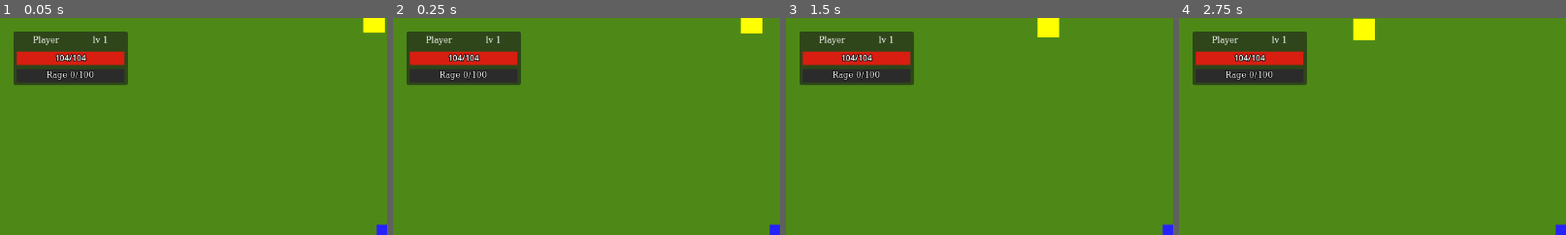
Above: before the commit, frames 1-4 (left to right).
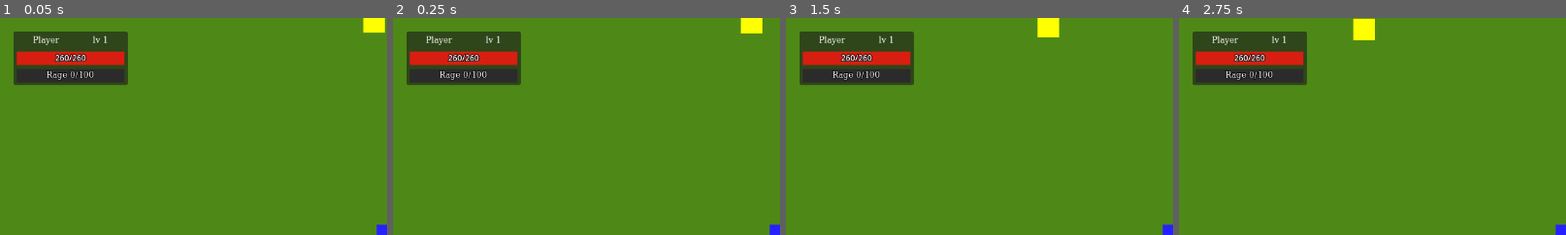
Above: after the commit, the same moments.

Repository: denisshkytko/mmo-mvp-godot
Game: Godot game, scene res://game/scenes/Main.tscn
Same seed, same stepped clock (60 frames per second), same inputs: the game is played once before the commit and once after it. This scene is started directly instead of the project's main scene. The engine's default icon, where the game draws it, is replaced by a stand-in: a white triangle on a blue panel in a dark square.
Inputs (mouse positions are % of the whole screen's width and height, from its top left):
- Up to frame 1 (0.05 s): no input
- Up to frame 2 (0.25 s): no input
- Up to frame 3 (1.5 s): click (87, 88) at 0.5 s; click "⋮" at 1.25 s
- Up to frame 4 (2.75 s): click (92, 38) at 2.02 s; type "12" at 2.1 s
The pictures show only the part of the screen within x 0-50%, y 0-50%; the shares and areas given below are measured in that part.

The runs differ from the first frame. In frame 1, 0.2% of the frame differs, in the area x 14-23%, y 16-21%; in frame 2, 0.2%; in frame 3, 0.2%; in frame 4, 0.2%.

Commit message:
Fix regen activation and combat helpers

Diff:
--- a/core/stats/stat_calculator.gd
+++ b/core/stats/stat_calculator.gd
@@ -440,3 +440,16 @@
     var mult: float = C.MITIGATION_K / (C.MITIGATION_K + value)
     var pct: float = 100.0 * (1.0 - mult)
     return clamp(pct, 0.0, C.MAX_MITIGATION_PCT)
+
+
+static func apply_crit_to_damage(base_damage: int, snap: Dictionary) -> int:
+    var dmg := base_damage
+    var crit_chance := float(snap.get("crit_chance_pct", 0.0))
+    var crit_mult := float(snap.get("crit_multiplier", 2.0))
+    if randf() * 100.0 < crit_chance:
+        dmg = int(round(float(dmg) * crit_mult))
+    return max(1, dmg)
+
+
+static func compute_mob_unarmed_hit(ap: float) -> int:
+    return max(1, int(round(ap * C.MOB_UNARMED_AP_MULT)))
--- a/core/stats/stat_constants.gd
+++ b/core/stats/stat_constants.gd
@@ -15,7 +15,7 @@
 # ------------------------------------------------------------
 
 # --- Primary -> base pools (no per-level pool growth here) ---
-const HP_PER_END: float = 8.0
+const HP_PER_END: float = 20.0
 const HP_PER_STR: float = 0.0
 
 const MANA_PER_INT: float = 6.0
@@ -27,8 +27,8 @@
 const MANA_REGEN_PER_INT: float = 0.04
 
 # --- Primary -> powers (units) ---
-const AP_FROM_STR: float = 2.0
-const AP_FROM_AGI: float = 0.6
+const AP_FROM_STR: float = 0.5
+const AP_FROM_AGI: float = 0.15
 
 const SP_FROM_INT: float = 2.2
 
--- a/game/characters/mobs/normal_aggressive_mob.gd
+++ b/game/characters/mobs/normal_aggressive_mob.gd
@@ -161,6 +161,12 @@
 		current_target = null
 
 	if _prev_target != current_target:
+		var prev_valid := (_prev_target != null and is_instance_valid(_prev_target))
+		var cur_valid := (current_target != null and is_instance_valid(current_target))
+		if cur_valid:
+			regen_active = false
+		elif prev_valid and not cur_valid:
+			regen_active = true
 		_notify_target_change(_prev_target, current_target)
 		_prev_target = current_target
 
--- a/game/characters/mobs/normal_aggressive_mob_combat.gd
+++ b/game/characters/mobs/normal_aggressive_mob_combat.gd
@@ -1,7 +1,7 @@
 extends Node
 class_name NormalAggresiveMobCombat
 
-const STAT_CONST := preload("res://core/stats/stat_constants.gd")
+const STAT_CALC := preload("res://core/stats/stat_calculator.gd")
 
 enum AttackMode { MELEE, RANGED }
 
@@ -35,12 +35,8 @@
 	var dist: float = actor.global_position.distance_to(target.global_position)
 	var derived: Dictionary = snap.get("derived", {}) as Dictionary
 	var ap: float = float(derived.get("attack_power", 0.0))
-	var raw: int = max(1, int(round(ap * STAT_CONST.MOB_UNARMED_AP_MULT)))
-	var crit_chance_pct: float = float(snap.get("crit_chance_pct", 0.0))
-	var crit_mult: float = float(snap.get("crit_multiplier", 2.0))
-	if randf() * 100.0 < crit_chance_pct:
-		raw = int(round(float(raw) * crit_mult))
-	raw = max(1, raw)
+	var raw: int = STAT_CALC.compute_mob_unarmed_hit(ap)
+	var dmg: int = STAT_CALC.apply_crit_to_damage(raw, snap)
 
 	var aspct: float = float(snap.get("attack_speed_pct", 0.0))
 	var speed_mult: float = 1.0 + max(0.0, aspct) / 100.0
@@ -49,7 +45,7 @@
 
 	if attack_mode == AttackMode.MELEE:
 		if dist <= melee_attack_range and _attack_timer <= 0.0:
-			target.call("take_damage", raw)
+			target.call("take_damage", dmg)
 			if "c_resource" in actor and actor.c_resource != null:
 				actor.c_resource.on_damage_dealt()
 			_attack_timer = melee_cooldown / speed_mult
@@ -57,7 +53,7 @@
 
 	# RANGED
 	if dist <= ranged_attack_range and _attack_timer <= 0.0:
-		_fire_ranged(actor, target, raw)
+		_fire_ranged(actor, target, dmg)
 		_attack_timer = ranged_cooldown / speed_mult
 
 func _fire_ranged(actor: Node2D, target: Node2D, damage: int) -> void:
--- a/game/characters/mobs/normal_neutral_mob.gd
+++ b/game/characters/mobs/normal_neutral_mob.gd
@@ -162,12 +162,19 @@
 
 	_apply_to_components()
 
+	var prev_has_aggr := (aggressor != null and is_instance_valid(aggressor))
 	if aggressor != null and not is_instance_valid(aggressor):
 		aggressor = null
 		is_aggressive = false
 
 	if _prev_aggressor != null and not is_instance_valid(_prev_aggressor):
 		_prev_aggressor = null
+
+	var cur_has_aggr := (aggressor != null and is_instance_valid(aggressor))
+	if cur_has_aggr:
+		regen_active = false
+	elif prev_has_aggr and not cur_has_aggr:
+		regen_active = true
 
 	if _prev_aggressor != aggressor:
 		_notify_target_change(_prev_aggressor, aggressor)
--- a/game/characters/mobs/normal_neutral_mob_combat.gd
+++ b/game/characters/mobs/normal_neutral_mob_combat.gd
@@ -1,7 +1,7 @@
 extends Node
 class_name NormalNeutralMobCombat
 
-const STAT_CONST := preload("res://core/stats/stat_constants.gd")
+const STAT_CALC := preload("res://core/stats/stat_calculator.gd")
 
 var melee_stop_distance: float = 45.0
 var melee_attack_range: float = 55.0
@@ -28,12 +28,8 @@
 
 	var derived: Dictionary = snap.get("derived", {}) as Dictionary
 	var ap: float = float(derived.get("attack_power", 0.0))
-	var dmg: int = max(1, int(round(ap * STAT_CONST.MOB_UNARMED_AP_MULT)))
-	var crit_chance_pct: float = float(snap.get("crit_chance_pct", 0.0))
-	var crit_mult: float = float(snap.get("crit_multiplier", 2.0))
-	if randf() * 100.0 < crit_chance_pct:
-		dmg = int(round(float(dmg) * crit_mult))
-	dmg = max(1, dmg)
+	var raw: int = STAT_CALC.compute_mob_unarmed_hit(ap)
+	var dmg: int = STAT_CALC.apply_crit_to_damage(raw, snap)
 
 	var aspct: float = float(snap.get("attack_speed_pct", 0.0))
 	var speed_mult: float = 1.0 + max(0.0, aspct) / 100.0
--- a/game/characters/npcs/faction_npc.gd
+++ b/game/characters/npcs/faction_npc.gd
@@ -318,6 +318,12 @@
 		current_target = null
 
 	if _prev_target != current_target:
+		var prev_valid := (_prev_target != null and is_instance_valid(_prev_target))
+		var cur_valid := (current_target != null and is_instance_valid(current_target))
+		if cur_valid:
+			regen_active = false
+		elif prev_valid and not cur_valid:
+			regen_active = true
 		_notify_target_change(_prev_target, current_target)
 		_prev_target = current_target
 
--- a/game/characters/npcs/faction_npc_combat.gd
+++ b/game/characters/npcs/faction_npc_combat.gd
@@ -1,7 +1,7 @@
 extends Node
 class_name FactionNPCCombat
 
-const STAT_CONST := preload("res://core/stats/stat_constants.gd")
+const STAT_CALC := preload("res://core/stats/stat_calculator.gd")
 
 enum AttackMode { MELEE, RANGED }
 
@@ -31,12 +31,8 @@
 	var dist: float = actor.global_position.distance_to(target.global_position)
 	var derived: Dictionary = snap.get("derived", {}) as Dictionary
 	var ap: float = float(derived.get("attack_power", 0.0))
-	var dmg: int = max(1, int(round(ap * STAT_CONST.MOB_UNARMED_AP_MULT)))
-	var crit_chance_pct: float = float(snap.get("crit_chance_pct", 0.0))
-	var crit_mult: float = float(snap.get("crit_multiplier", 2.0))
-	if randf() * 100.0 < crit_chance_pct:
-		dmg = int(round(float(dmg) * crit_mult))
-	dmg = max(1, dmg)
+	var raw: int = STAT_CALC.compute_mob_unarmed_hit(ap)
+	var dmg: int = STAT_CALC.apply_crit_to_damage(raw, snap)
 
 	var aspct: float = float(snap.get("attack_speed_pct", 0.0))
 	var speed_mult: float = 1.0 + max(0.0, aspct) / 100.0
